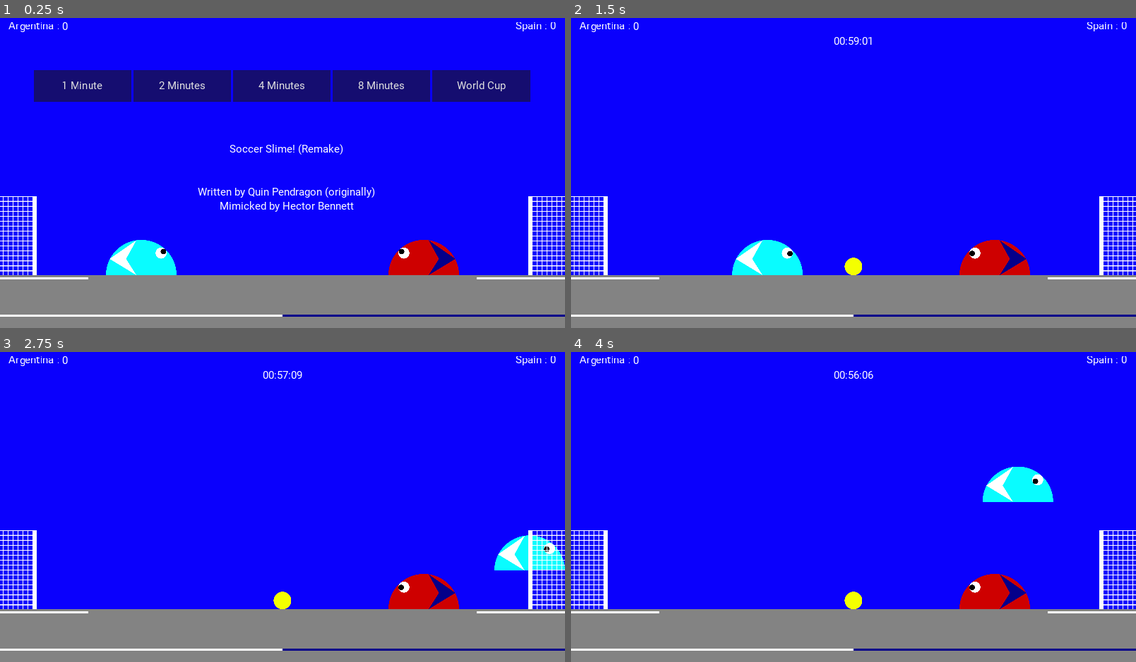
Above: before the commit, frames 1-4 (two rows, left to right).
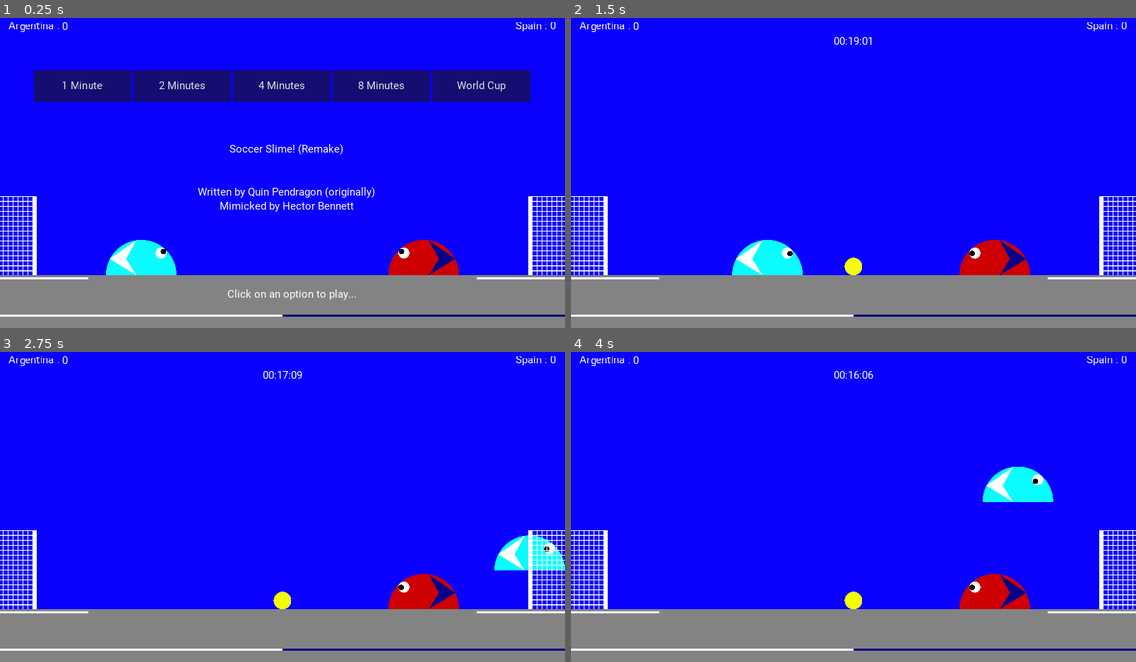
Above: after the commit, the same moments.

Repository: hectorbennett/slime-soccer
Game: Godot game, scene res://src/Main/Game.tscn
Same seed, same stepped clock (60 frames per second), same inputs: the game is played once before the commit and once after it.
Inputs:
- Up to frame 1 (0.25 s): no input
- Up to frame 2 (1.5 s): click "1 Minute" at 0.5 s; tap Enter at 1.25 s; hold D (ui_right) from 1.28 s (still down)
- Up to frame 3 (2.75 s): keep holding D (ui_right); tap W (ui_up) at 1.52, 2.27 s
- Up to frame 4 (4 s): release D (ui_right) at 2.78 s; hold A (ui_left) 2.78-3.53 s; hold D (ui_right) from 3.53 s (still down); tap W (ui_up) at 3.77 s

The runs differ from the first frame. In frame 1, 0.2% of the frame differs, in the area x 40-63%, y 87-91%; in frame 2, less than 0.1%; in frame 3, less than 0.1%; in frame 4, less than 0.1%.

Commit message:
Show 'click an option to play' message

Diff:
--- a/src/Gui/Gui.gd
+++ b/src/Gui/Gui.gd
@@ -5,7 +5,11 @@
 signal message_completed
 
 func _ready() -> void:
-	hide_timer()
+	$TimerLabel.hide()
+	show_default_message()
+
+func show_default_message() -> void:
+	$Message.text = 'Click on an option to play...'
 
 func update_left_label():
 	var team_name = $"../SlimeLeft".team['name']
@@ -27,18 +31,6 @@
 	stylebox.bg_color = Color($"../SlimeRight".team['decoration'])
 	$RightGoalHangingProgressBar.add_stylebox_override('fg', stylebox)
 
-func show_splash():
-	$Splash.show()
-
-func hide_splash():
-	$Splash.hide()
-
-func show_timer():
-	$TimerLabel.show();
-
-func hide_timer():
-	$TimerLabel.hide();
-
 func update_timer(ticks: int):
 	# todo: use fmod
 	var ms = ticks % 10
@@ -53,14 +45,14 @@
 
 func display_message(message: String) -> void:
 	get_tree().paused = true
-	$Message.bbcode_text = '[center]{message}[/center]'.format({'message': message})
+	$Message.text = message
 	yield(get_tree().create_timer(2.0), "timeout")
 	$Message.text = ""
 	get_tree().paused = false
 	emit_signal("message_completed")
 
 func _on_1Min_button_up():
-	emit_signal('start_game', 600)
+	emit_signal('start_game', 200)
 
 func _on_2Min_button_down():
 	emit_signal('start_game', 1200)
@@ -102,12 +94,14 @@
 	update_right_label()
 
 func _on_Game_game_started() -> void:
-	hide_splash()
-	show_timer()
+	$Message.text = ""
+	$Splash.hide()
+	$TimerLabel.show();
 
 func _on_Game_game_ended() -> void:
-	show_splash()
-	hide_timer()
+	$Splash.show()
+	$TimerLabel.hide();
+	show_default_message()
 
 func _on_GoalLeft_goal_hanging_value_changed(value) -> void:
 	$LeftGoalHangingProgressBar.value = value
--- a/src/Gui/Gui.tscn
+++ b/src/Gui/Gui.tscn
@@ -154,19 +154,18 @@
 "_edit_use_anchors_": false
 }
 
-[node name="Message" type="RichTextLabel" parent="."]
+[node name="Message" type="Label" parent="."]
 anchor_left = 0.5
 anchor_top = 1.0
 anchor_right = 0.5
 anchor_bottom = 1.0
-margin_left = -176.5
-margin_top = -85.0
-margin_right = 176.5
+margin_left = -102.0
+margin_top = -96.0
+margin_right = 102.0
 margin_bottom = -27.0
-bbcode_enabled = true
-__meta__ = {
-"_edit_use_anchors_": false
-}
+text = "This is a label"
+align = 1
+valign = 1
 
 [node name="TimerLabel" type="Label" parent="."]
 anchor_left = 0.5
